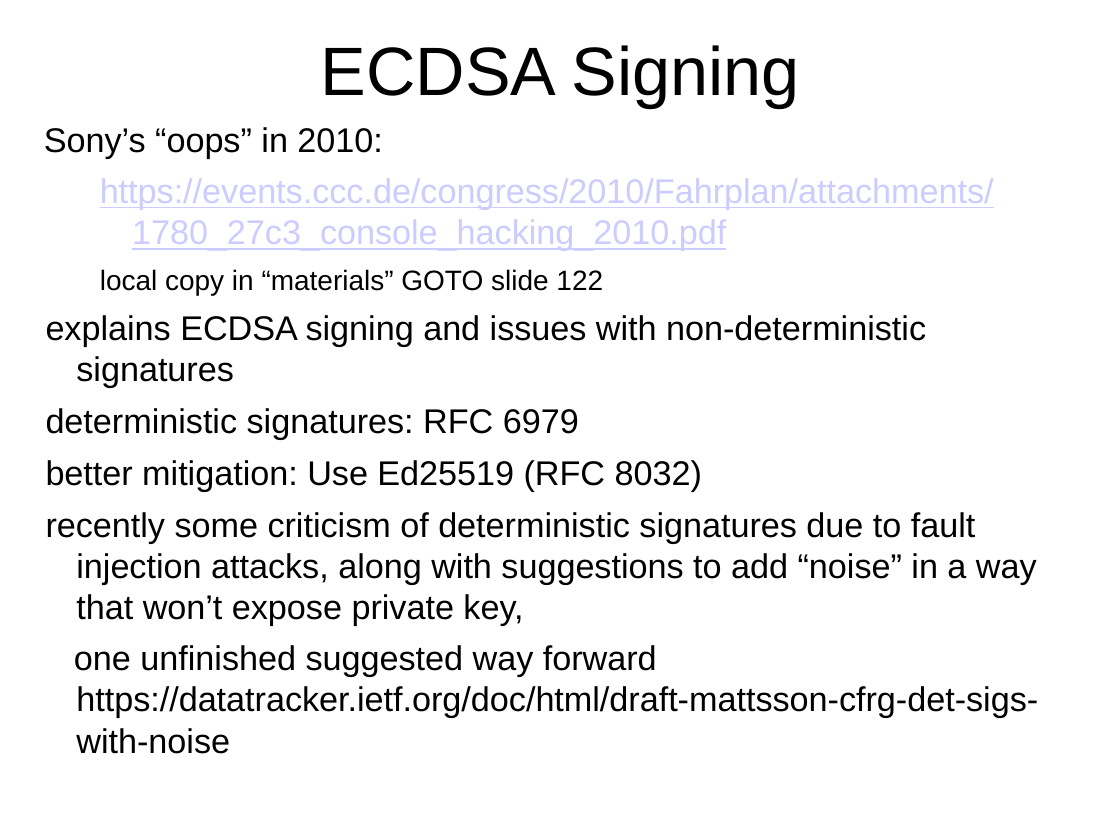
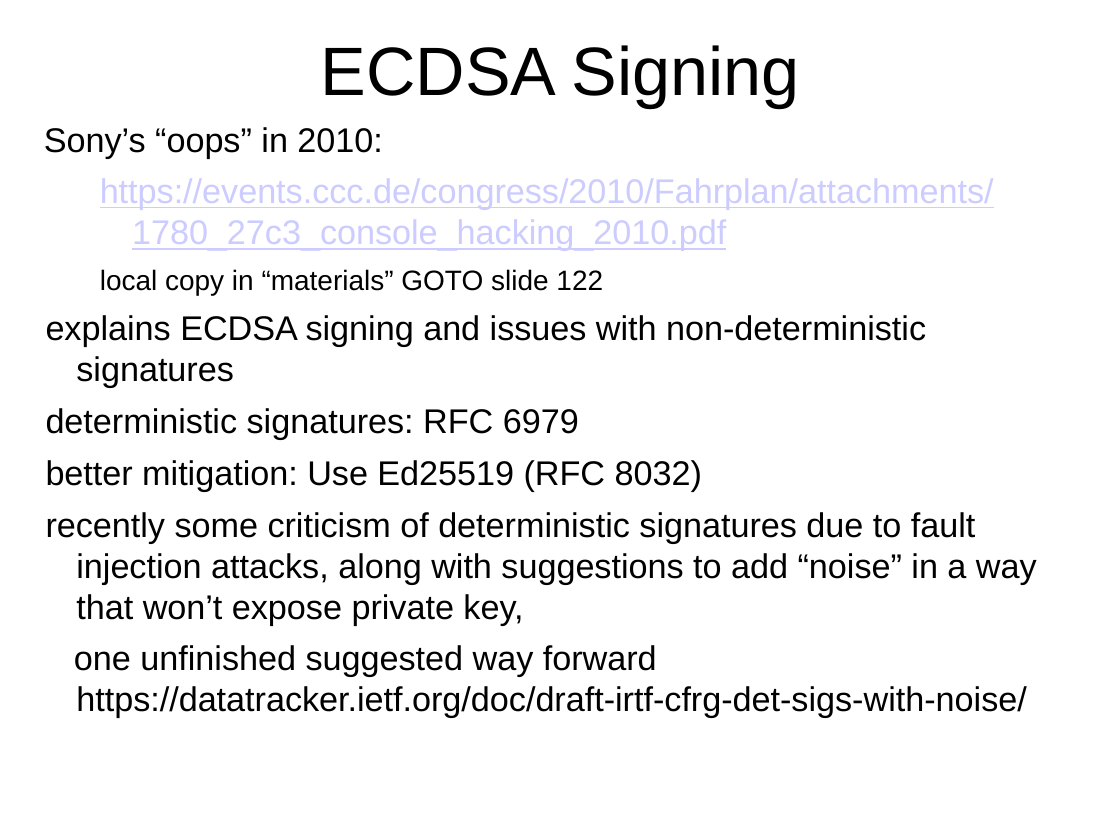
Before and after one commit to sftcd/cs7053, a slide deck: slide 152 of 2023lectures/04-crypto.odp. Drawn at 1120x840 pixels with LibreOffice and Linux fonts; fonts in the diff are those of the drawing. Boxes give left, top, right and bottom in pixels: in the first picture for what was removed or moved away, otherwise in the second. Text is boxed around its words. In the diff, an @@ line names an element or a change of style, - is before the commit and + after.

```diff
--- a/2023lectures/04-crypto.odp
+++ b/2023lectures/04-crypto.odp
@@ text at bbox=[74, 645, 1026, 718]: text changed @@
-  one unfinished suggested way forward
-  https://datatracker.ietf.org/doc/html/draft-mattsson-cfrg-det-sigs-with-noise
+  one unfinished suggested way forward
+  https://datatracker.ietf.org/doc/draft-irtf-cfrg-det-sigs-with-noise/
```
Also in this commit, not shown: 3 other slides changed, 4 other files.
